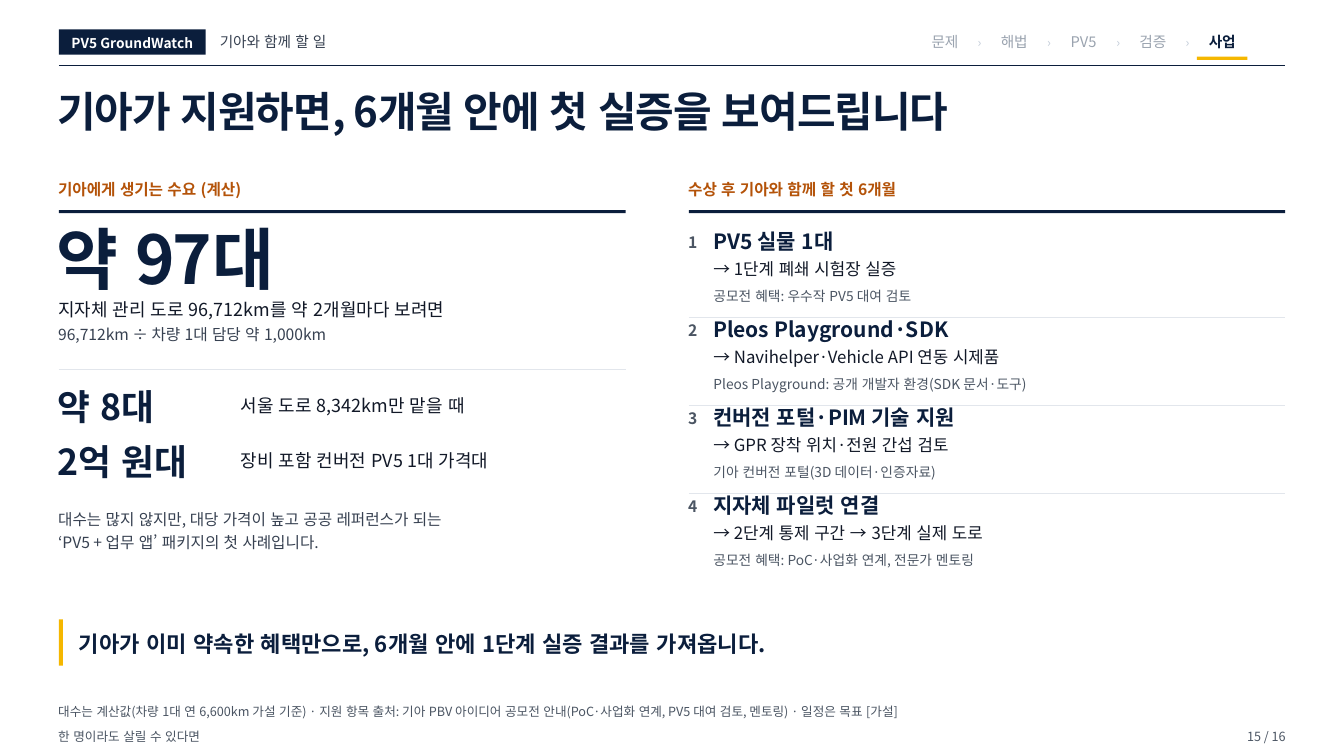
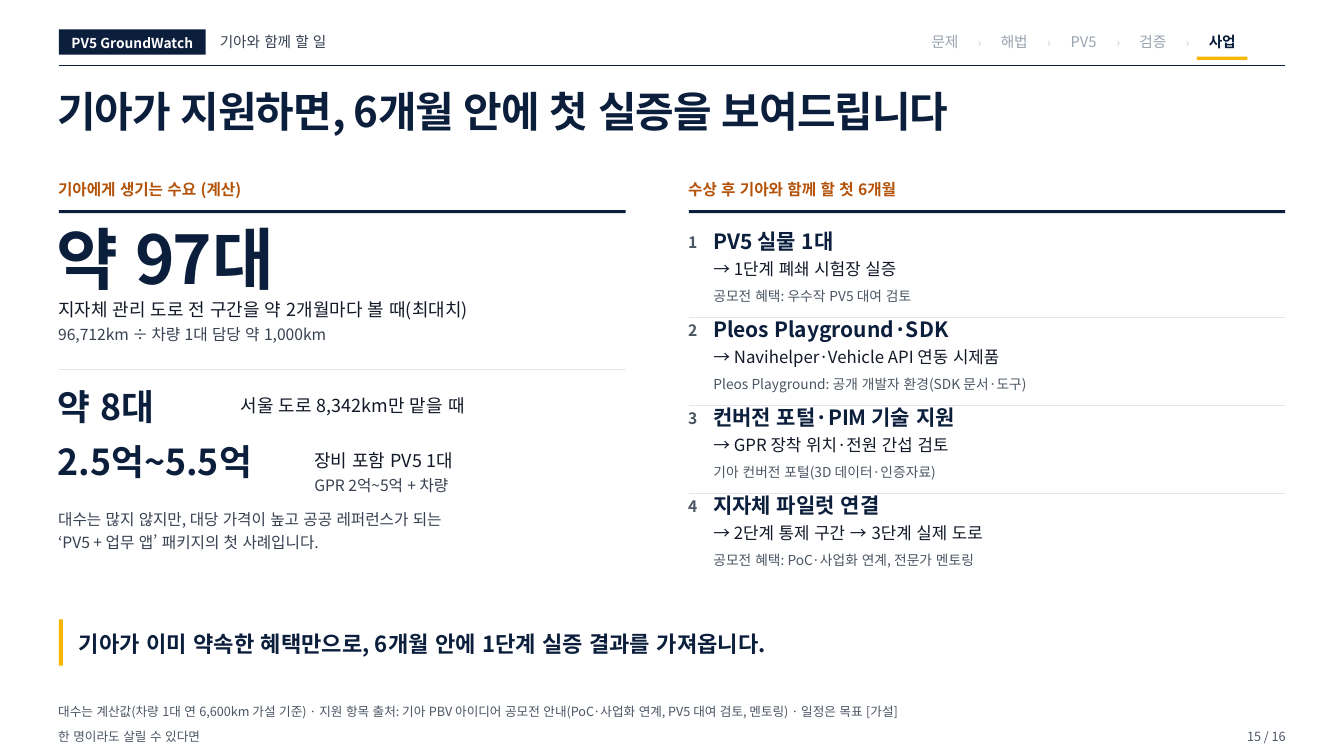
Before and after one commit to woojin-choe/pv5-hose-lab, a slide deck: slide 15 of ppt_all/PV5_GroundWatch_10_22.pptx. Drawn at 1344x756 pixels with LibreOffice and Linux fonts; fonts in the diff are those of the drawing. Boxes give left, top, right and bottom in pixels: in the first picture for what was removed or moved away, otherwise in the second. Text is boxed around its words. In the diff, an @@ line names an element or a change of style, - is before the commit and + after.

```diff
--- a/ppt_all/PV5_GroundWatch_10_22.pptx
+++ b/ppt_all/PV5_GroundWatch_10_22.pptx
@@ text at bbox=[58, 301, 467, 320]: text changed @@
-지자체 관리 도로 96,712km를 약 2개월마다 보려면
+지자체 관리 도로 전 구간을 약 2개월마다 볼 때(최대치)
@@ text at bbox=[57, 445, 252, 479]: text changed @@
-2억 원대
+2.5억~5.5억
@@ text at bbox=[314, 452, 452, 493]: text changed; size 12.8 to 11.2 pt; text colour #111827 to #374151 @@
-장비 포함 컨버전 PV5 1대 가격대
+장비 포함 PV5 1대
+GPR 2억~5억 + 차량
```
Also in this commit, not shown: 8 other slides changed, 27 other files.
